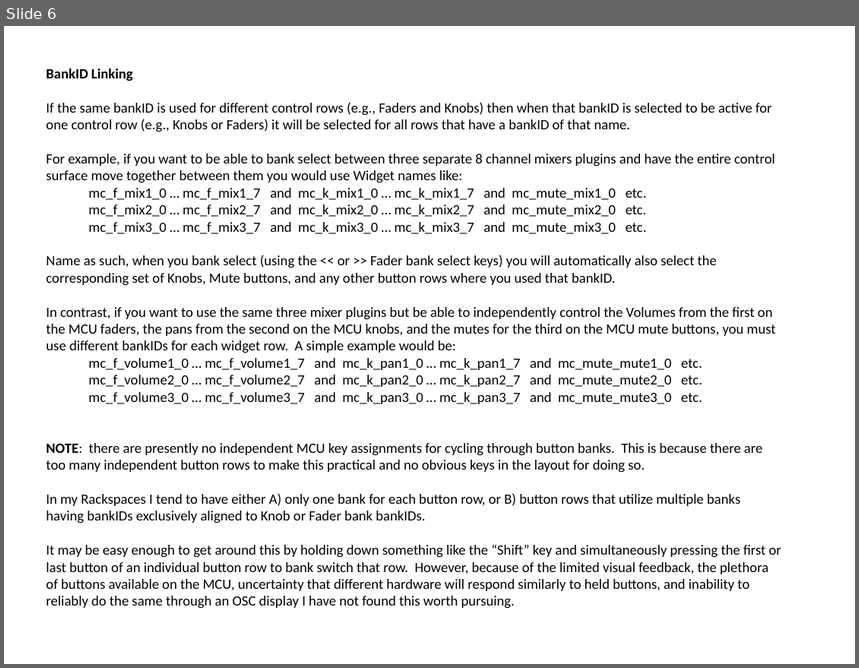
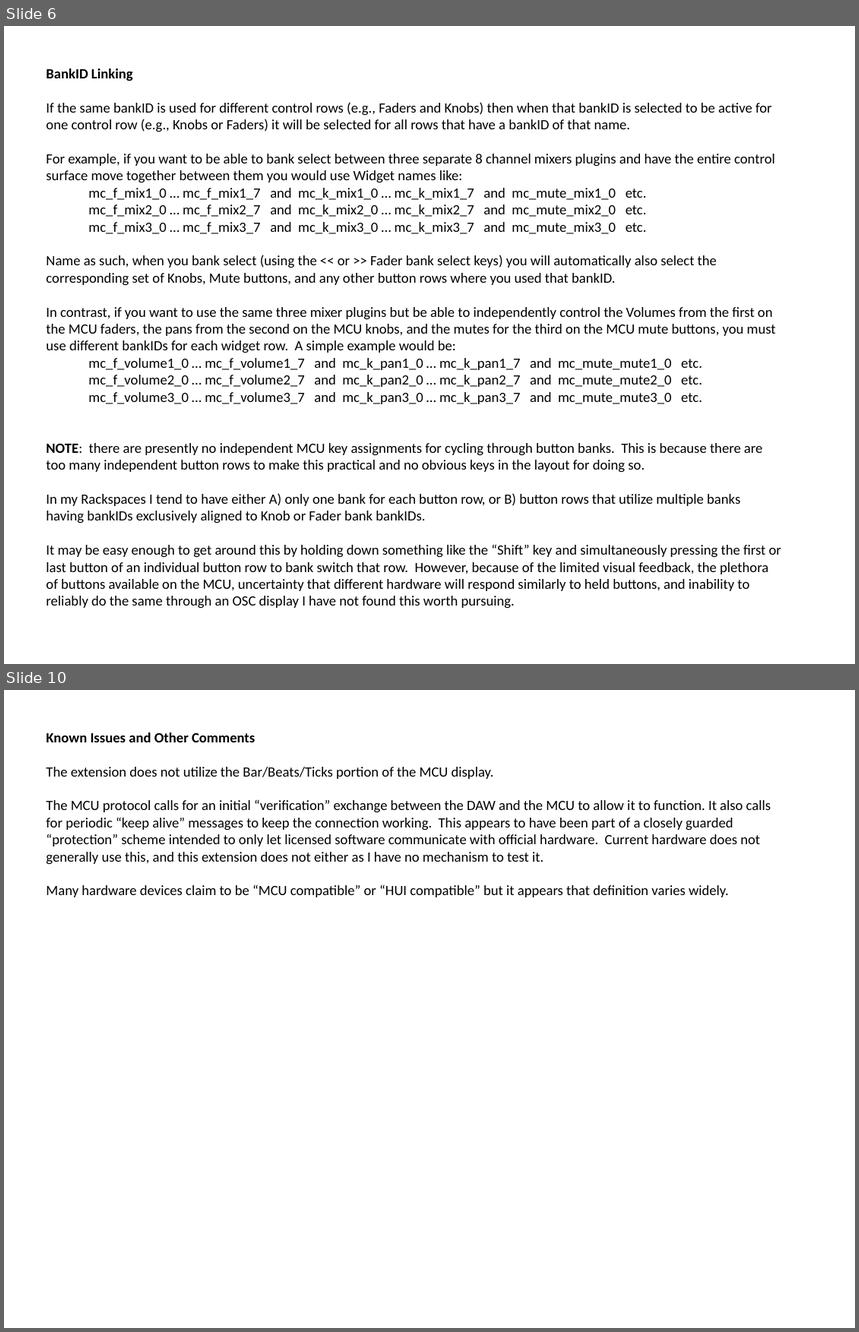
Before and after one commit to WidnerM/GP-MCU, a slide deck: MCU Extension.pptx. Shown one above the other, each under a label of ours: slide 6 before the commit, slides 6 and 10 after it; the slides between them are not shown. The pictures are 859x668 and 859x1332 pixels, drawn with LibreOffice and Linux fonts; fonts in the diff are those of the drawing. Boxes give left, top, right and bottom in pixels: in the first picture for what was removed or moved away, otherwise in the second. Text is boxed around its words. In the diff, an @@ line names an element or a change of style, - is before the commit and + after.

```diff
--- a/MCU Extension.pptx
+++ b/MCU Extension.pptx
@@ slide 10 added at (4, 690, 855, 1328), background #FFFFFF @@
@@ text added at (46, 733, 772, 897), 12 pt, text #000000 @@
+Known Issues and Other Comments
+The extension does not utilize the Bar/Beats/Ticks portion of the MCU display.
+The MCU protocol calls for an initial “verification” exchange between the DAW and the MCU to allow it to function. It also calls for periodic “keep alive” messages to keep the connection working. This appears to have been part of a closely guarded “protection” scheme intended to only let licensed software communicate with official hardware. Current hardware does not generally use this, and this extension does not either as I have no mechanism to test it.
+Many hardware devices claim to be “MCU compatible” or “HUI compatible” but it appears that definition varies widely.
```
Also in this commit, not shown: 2 slides changed, 2 other slides added.
